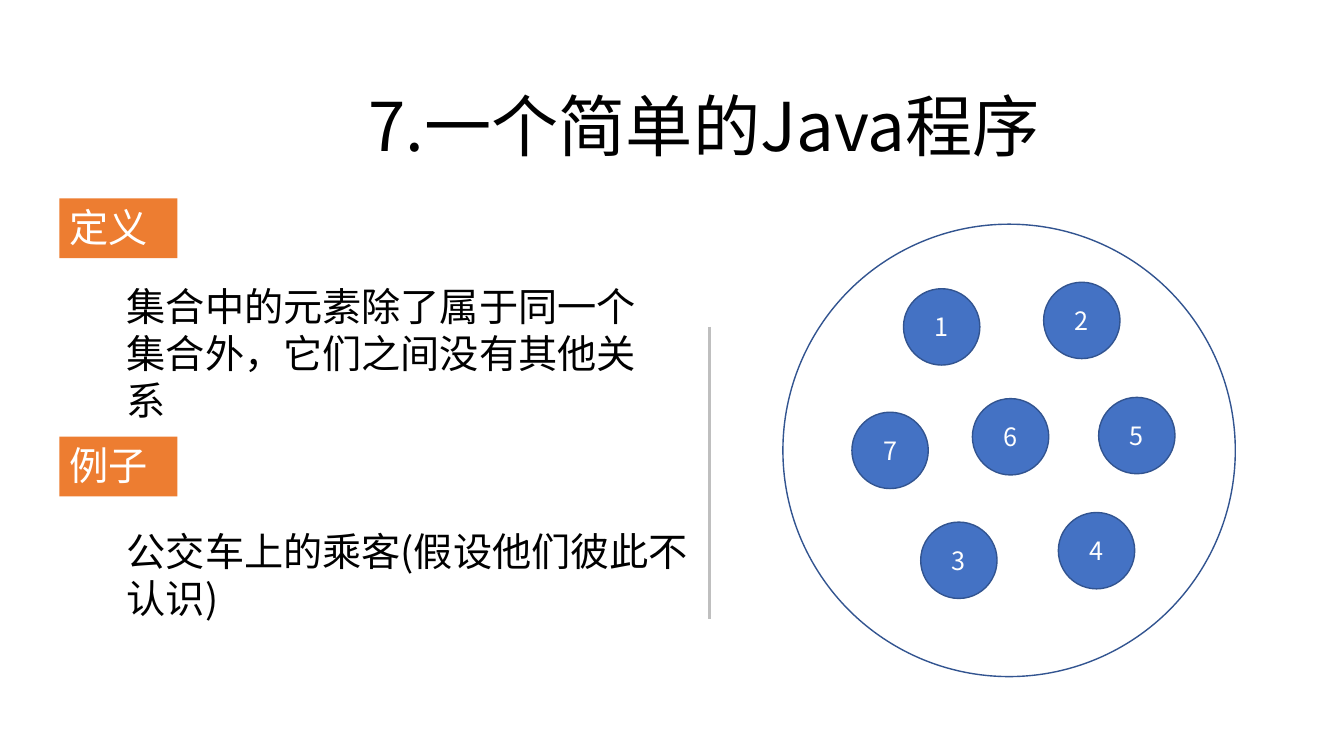
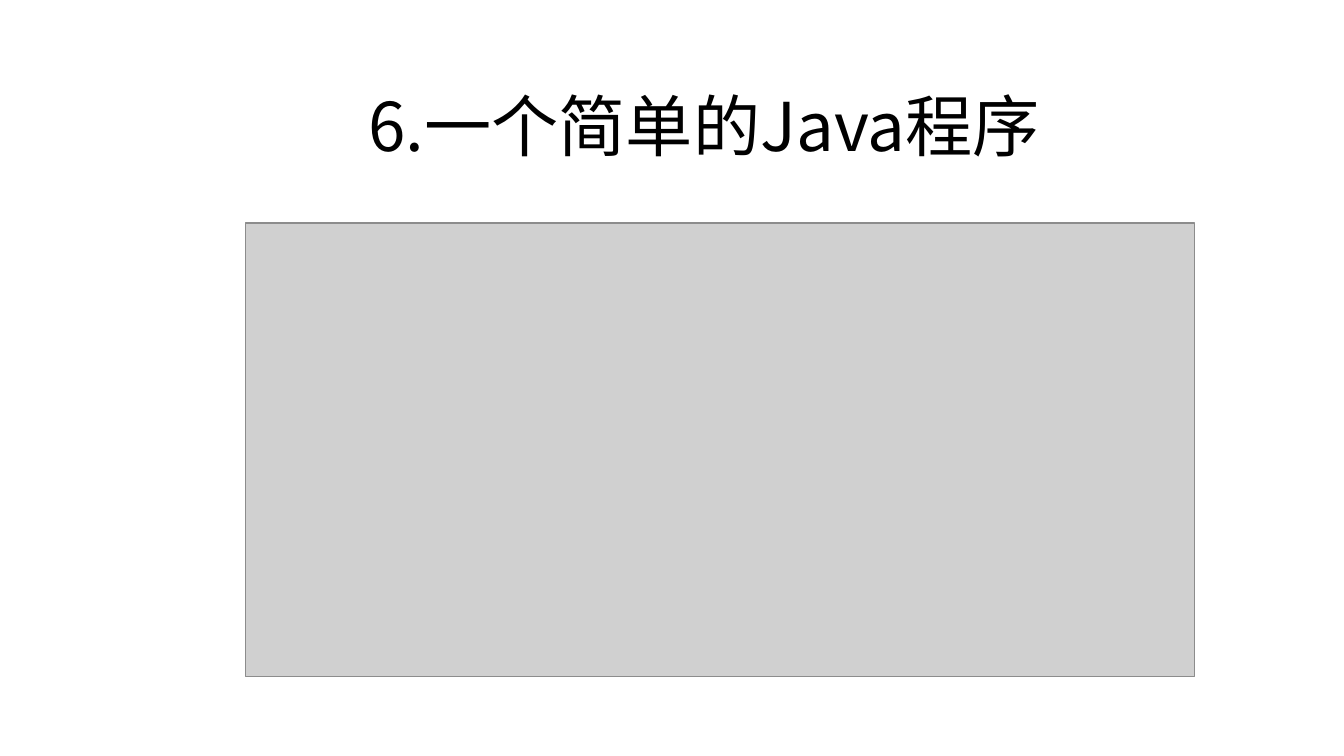
Before and after one commit to zjyesir/hmc_java_1, a slide deck: slide 14 of 1.1绪论.pptx (slide 15 before the commit). Drawn at 1344x756 pixels with LibreOffice and Linux fonts; fonts in the diff are those of the drawing; grey boxes stand for pictures; background and template pictures are left out. Boxes give left, top, right and bottom in pixels: in the first picture for what was removed or moved away, otherwise in the second. Text is boxed around its words. In the diff, an @@ line names an element or a change of style, - is before the commit and + after.

```diff
--- a/1.1绪论.pptx
+++ b/1.1绪论.pptx
@@ text at box(368, 94, 1040, 157): text changed @@
-7.一个简单的Java程序
+6.一个简单的Java程序
@@ rectangle removed at box(59, 199, 177, 258) @@
-定义
@@ picture added at box(246, 223, 1195, 677) @@
@@ ellipse removed at box(783, 224, 1236, 677) @@
@@ text removed at box(127, 288, 636, 418) @@
-集合中的元素除了属于同一个集合外，它们之间没有其他关系
@@ ellipse removed at box(903, 288, 980, 365) @@
-1
@@ ellipse removed at box(1044, 282, 1120, 359) @@
-2
@@ line removed from (710, 327) to (710, 619) @@
@@ ellipse removed at box(852, 412, 929, 489) @@
-7
@@ ellipse removed at box(973, 398, 1050, 475) @@
-6
@@ ellipse removed at box(1099, 397, 1176, 474) @@
-5
@@ rectangle removed at box(59, 437, 177, 496) @@
-例子
@@ text removed at box(127, 532, 688, 621) @@
-公交车上的乘客(假设他们彼此不认识)
@@ ellipse removed at box(921, 522, 997, 599) @@
-3
@@ ellipse removed at box(1059, 512, 1135, 589) @@
-4
```
Also in this commit, not shown: 6 other slides changed, 4 slides added, 5 slides removed.
